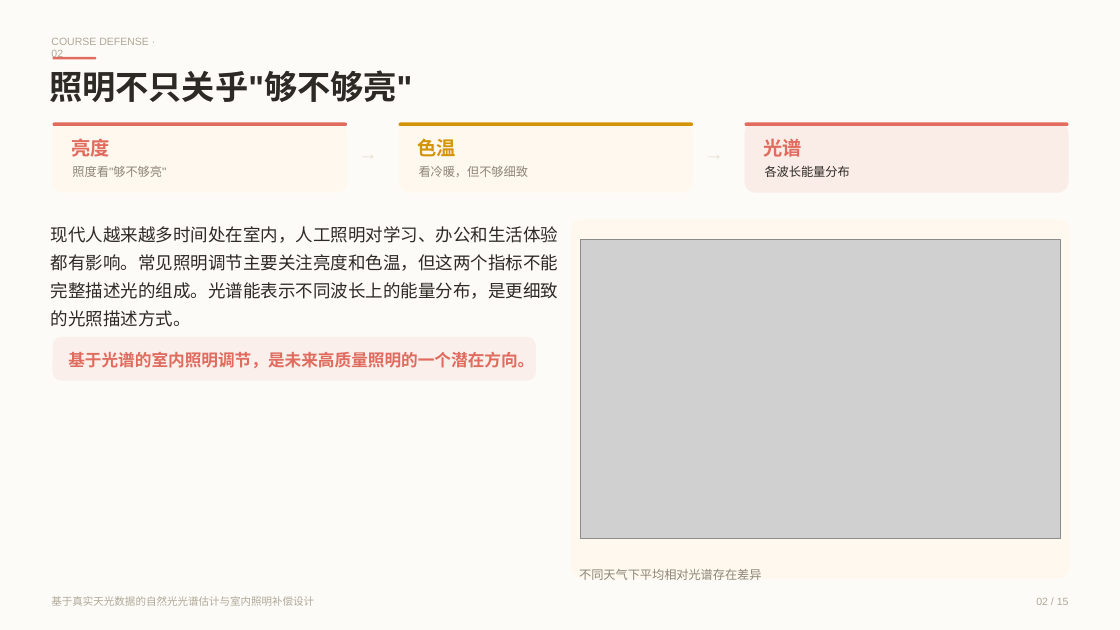
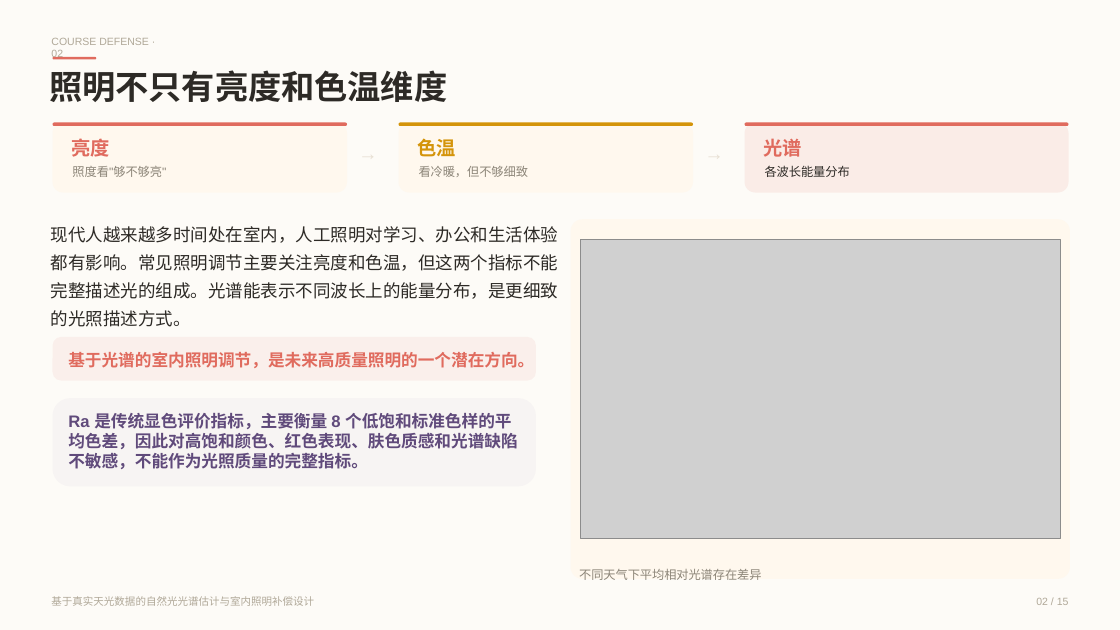
Before and after one commit to kmgcc/Pythian, a slide deck: slide 2 of python 课设_答辩 PPT/python_course_defense_20260615_171117.pptx. Drawn at 1120x630 pixels with LibreOffice and Linux fonts; fonts in the diff are those of the drawing; grey boxes stand for pictures. Boxes give left, top, right and bottom in pixels: in the first picture for what was removed or moved away, otherwise in the second. Text is boxed around its words. In the diff, an @@ line names an element or a change of style, - is before the commit and + after.

```diff
--- a/python 课设_答辩 PPT/python_course_defense_20260615_171117.pptx
+++ b/python 课设_答辩 PPT/python_course_defense_20260615_171117.pptx
@@ text at (x1=49, y1=70, x2=447, y2=102): text changed @@
-照明不只关乎"够不够亮"
+照明不只有亮度和色温维度
@@ rounded rectangle added at (x1=52, y1=398, x2=536, y2=486), fill #B3A2C7 at 8% opacity @@
@@ text added at (x1=68, y1=413, x2=517, y2=469), 14.2 pt, text #604A7B, bold @@
+Ra 是传统显色评价指标，主要衡量 8 个低饱和标准色样的平均色差，因此对高饱和颜色、红色表现、肤色质感和光谱缺陷不敏感，不能作为光照质量的完整指标。
```
Also in this commit, not shown: 8 other slides changed, 4 other files.
